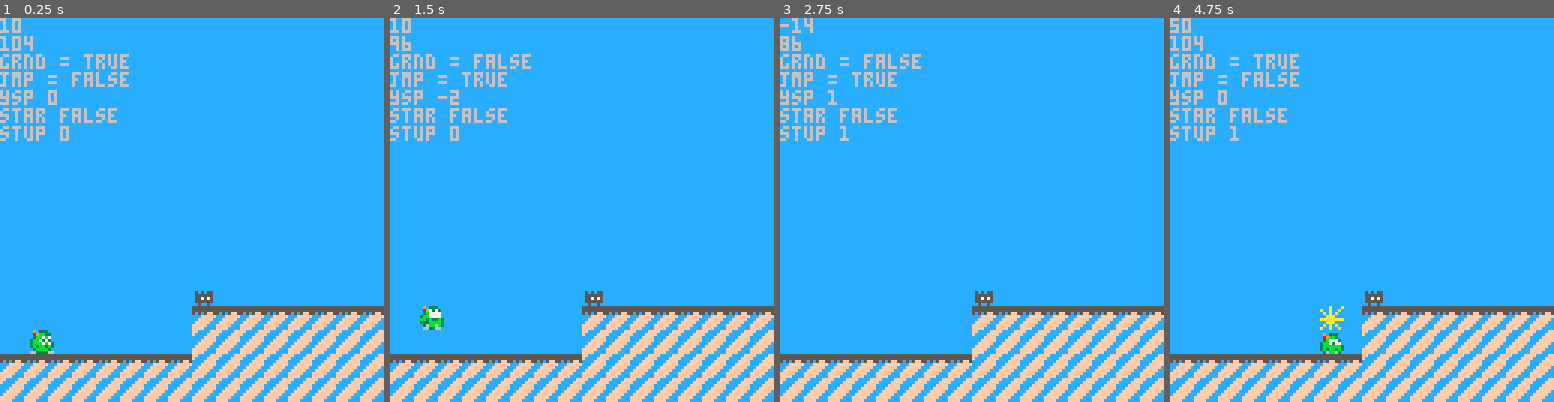
Above: before the commit, frames 1-4 (left to right).
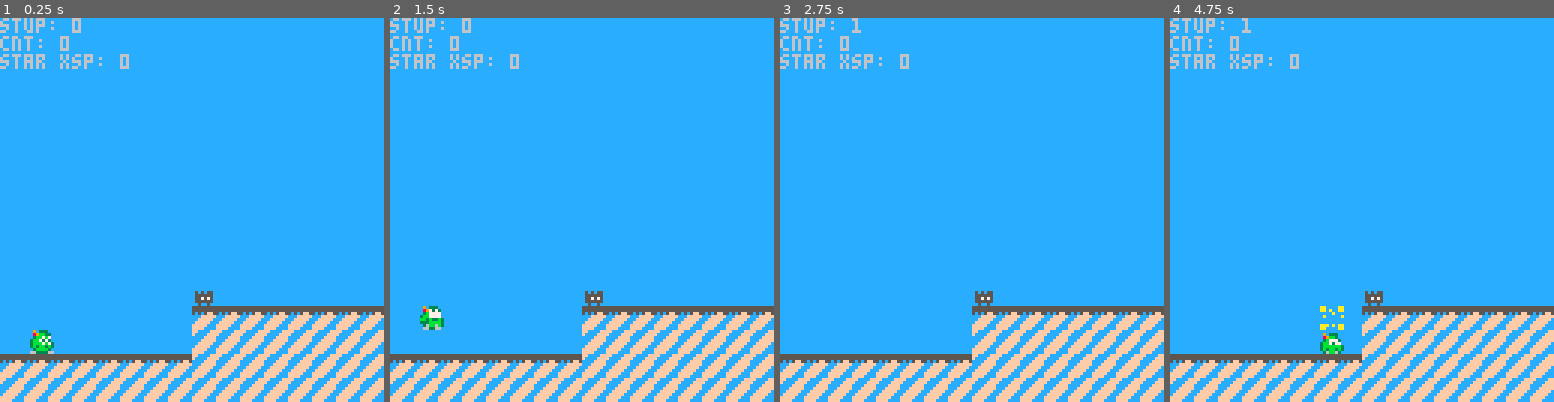
Above: after the commit, the same moments.

Repository: EzDzzIt/GreenGuyGaiden
Game: PICO-8 cartridge ggg.p8
Two runs of this game, one before a commit and one after it. Both use one fixed random seed, a clock stepped at 60 frames per second and the inputs below.
Inputs:
- Up to frame 1 (0.25 s): no input
- Up to frame 2 (1.5 s): tap O (Z key) at 0.33, 0.7, 1.43 s; tap X (X key) at 1.07 s
- Up to frame 3 (2.75 s): hold Left 1.97-2.37 s; tap X (X key) at 2.07, 2.4, 2.73 s; tap O (Z key) at 2.22 s
- Up to frame 4 (4.75 s): hold Right 2.87-3.53 s; tap X (X key) every 0.33 s from 3.07 to 4.73 s; tap O (Z key) at 3.1, 3.98 s; hold Right 4.13-4.53 s

The runs differ from the first frame. In frame 1, 2.6% of the frame differs, in the area x 0-34%, y 0-33%; in frame 2, 2.5%; in frame 3, 2.3%; in frame 4, 2.7%, in the area x 0-46%, y 0-82%.

Commit message:
Converted player/star global vars to objects
Starting to use the token-hungry OOP, or at least a very simple version of it. IO wanted to include a simple 'actor' object, though I'm not sure how inheritance works, or how to add methods in lua.

Diff:
--- a/ggg.p8
+++ b/ggg.p8
@@ -5,11 +5,14 @@
 
 function _init()
 	cls(0)
-	_player()
-	_star()
-	--game parameters
+--setup object arrays
+	player={}
+	star={}
+	_setup_player(player)
+	_setup_star(star)
+--game parameters
 	grav = 8
-	--cooldown set, height set, starting cd
+	--cooldown limit, jmp height limit
 	jmpclim,jmplim  = 8,0
 	--counter
 	t = 0
@@ -17,8 +20,8 @@
 
 function _update60()
 	--you fell into a pit
-	if player_y >= 128 then
-		dead = true
+	if player.y >= 128 then
+		player.dead = true
 	end
 	--process actors
 	update_player()
@@ -27,9 +30,9 @@
 	animate_star()
 
 	--debugging ground
-	if player_y >= 104 then
-		player_y = 104
-		grnd = true
+	if player.y >= 104 then
+		player.y = 104
+		player.grnd = true
 	end
 
 	--t is my counter, dude
@@ -41,9 +44,9 @@
 function _draw()
 	cls(12)
 	map(0,0,0,64)
-	spr(player_spr,player_x,player_y,1,1,player_dir)
-	if star_exists or star_charging then
-		spr(star_spr,star_x,star_y)
+	spr(player.spr,player.x,player.y,1,1,player.dir)
+	if star.exists or star.charging then
+		spr(star.spr,star.x,star.y)
 	end
 	--debug vars
 	debug()
@@ -54,187 +57,205 @@
 --player movement and actions
 function update_player()
 
-	if btn(1) then --➡️ wins!
-		xsp = 1
-	--	if btn(1) then
-	--		xsp = 0
-	--	end
+	if btn(1) then --➡️ wins! lol
+		player.xsp = 1
 	elseif btn(0) then
-			xsp = -1
+			player.xsp = -1
 	else
-			xsp = 0
+			player.xsp = 0
 	end
 
 --check direction/flip sprite
-	if xsp > 0 then
-		player_dir = false
-	elseif xsp < 0 then
-		player_dir = true
+	if player.xsp > 0 then
+		player.dir = false
+	elseif player.xsp < 0 then
+		player.dir = true
 	end
 
 --move x
-player_x = player_x + xsp
+player.x = player.x + player.xsp
 
 --gravity
-if grnd then
-	ysp = 0
+if player.grnd then
+	player.ysp = 0
 else
 	--accel limit?
 	if t%grav == 0 then
-		if ysp < 5 then
-			ysp = ysp + 1
+		if player.ysp < 5 then
+			player.ysp+=1
 		end
 	end
 end
 
 --jump logic
 --cooldown on the ground
-if jmpcool > 0 and grnd then
-	jmpcool = jmpcool - 1
-	jmp = false
+if player.jmpcool > 0 and player.grnd then
+	player.jmpcool = player.jmpcool - 1
+	player.jmp = false
 end
 --first time button pressed
-if(btn(4)) and grnd and jmpcool == 0 then
-	if jmp == false then
-		jmpcool = jmpclim
+if(btn(4)) and player.grnd and player.jmpcool == 0 then
+	if player.jmp == false then
+		player.jmpcool = jmpclim
 		--play sound on jump?--
 	end
-	ysp = -2
-	jmp = true
-	grnd = false
-	jmplim = 0
+	player.ysp=-2
+	player.jmp=true
+	player.grnd=false
+	jmplim=0
 end
 --holding down the jmp button in air
-if jmp and btn(4) and jmplim < 10 then
-	ysp = -2
-	jmplim += 1
+if player.jmp and btn(4) and jmplim < 10 then
+	player.ysp=-2
+	jmplim+=1
 else
 --no double jumping
-	jmplim = 99
+	jmplim=99
 end
 
 --move y
-player_y = player_y + ysp
+player.y+=player.ysp
 
 end
 
 function update_star()
 --button initially pressed
-	if not star_exists then
+	if not star.exists then
 		if btn(5) then
-			if star_stup < 45 then
-				star_stup += 1
-				star_charging = true
-				star_x = player_x
-				star_y = player_y-8
-			elseif star_stup >= 45 then
-				star_stup = 0
-				star_exists = true
-				star_x = player_x
-				star_y = player_y-8
+			if star.stup <45 then
+				star.stup+=1
+				star.charging = true
+				star.x= player.x
+				star.y= player.y-8
+			elseif star.stup >= 45 then
+				star.stup = 0
+				star.exists = true
+				star.x = player.x
+				star.y = player.y-8
 			end
 		else
-			star_stup = 0
-			star_charging = false
-			stxsp = 0
-			stysp = 0
+			star.stup = 0
+			star.charging = false
+			star.xsp = 0
+			star.ysp = 0
 		end
 --star already exists and button held
-	elseif btn(5) and star_cnt==0 and star_charging then
-		star_x = player_x
-		star_y = player_y-8
+	elseif btn(5) and star.cnt==0 and star.charging then
+		star.x = player.x
+		star.y = player.y-8
 --star release
-	elseif star_charging and star_cnt==0 then
-		star_cnt = starlim
-		if player_dir then
-			stxsp = -2
+	elseif star.charging and star.cnt==0 then
+		star.cnt = star.lim
+		if player.dir then
+			star.xsp = -2
 		else
-			stxsp = 2
-		end
-		stysp = 1
-		star_charging = false
-	elseif star_cnt > 0 then
+			star.xsp = 2
+		end
+		star.ysp = 1
+		star.charging = false
+	elseif star.cnt > 0 then
 --star physics hack
-		if star_y > 104 then
-			stysp = -1
+		if star.y > 104 then
+			star.ysp = -1
 		end
 --move star x and y
-		star_x += stxsp
-		star_y += stysp
-		star_cnt -= 1
+		star.x+=star.xsp
+		star.y+=star.ysp
+		star.cnt-=1
 	else
 --kill star
-		star_exists = false
+		star.exists = false
 	end
 end
 -->8
 --animation
 function animate_player()
 --state 0: idle
-	if xsp == 0 and ysp == 0 and jmpcool == 0 then
-		player_spr = 1
+	if player.xsp == 0 and player.ysp == 0 and player.jmpcool == 0 then
+		player.spr = 1
 --state 1: walking on flat grnd
-	elseif xsp != 0 and grnd and jmpcool == 0 then
+	elseif player.xsp != 0 and player.grnd and player.jmpcool == 0 then
 	--ani speed
 		if t%8 == 0 then
-			player_spr += 1
+			player.spr += 1
 			--clamp animation
-			if player_spr > 3 then
-				player_spr = 1
+			if player.spr > 3 then
+				player.spr = 1
 			end
 		end
 --state 2: jmping up
-	elseif jmp and ysp < 0 then
-		player_spr = 4
+	elseif player.jmp and player.ysp < 0 then
+		player.spr = 4
 --state 3: falling
-	elseif jmp and ysp > 0 then
-		player_spr = 5
+	elseif player.jmp and player.ysp > 0 then
+		player.spr = 5
 --state 4: jmp recovery
-	elseif grnd and jmpcool > 0 then
-		player_spr = 6
+	elseif player.grnd and player.jmpcool > 0 then
+		player.spr = 6
 	end
 end
 
 function animate_star()
 --state 0: charging star up
-	if star_charging and star_stup>0 then
+	if star.charging and star.stup>0 then
+	if star.stup == 1 then
+		star.spr = 17
+	end
 	--ani speed
 		if t%10 == 0 then
-			star_spr += 1
+			star.spr += 1
 			--clamp animation
-			if star_spr > 18 then
-				star_spr = 17
+			if star.spr > 18 then
+				star.spr = 17
 			end
 		end
 --state 1: ready to fire, flash
-	elseif star_charging then
+	elseif star.charging then
 	--ani speed
 		if t%30 == 0 then
-			star_spr = 19
+			star.spr = 19
 		elseif t%15 == 0 then
-			star_spr = 16
+			star.spr = 16
 		end
 --state 2: star flying, static
 	else
-		star_spr = 16
+--ani speed
+		if t%30 == 0 then
+			star.spr = 20
+		elseif t%15 == 0 then
+			star.spr = 16
+		end
 	end
 end
 -->8
 --object code
-function _player()
+function _setup_player(player)
 	--define player obj data
-	player_x, player_y, xsp, ysp = 10,104,0,0
-	player_spr, player_dir = 1,false
-	jmp, jmpcool = false,0
-	grnd, dead = true,false
-end
-
-function _star()
+	player.x=10
+	player.y=104
+	player.xsp=0
+	player.ysp=0
+	player.dir=false
+	player.spr=1
+	player.jmp=false
+	player.jmpcool=0
+	player.grnd=true
+	player.dead=false
+end
+
+function _setup_star(star)
 	--define star obj data
-	star_x, star_y, stxsp, stysp = 0,0,0,0
-	star_spr, star_exists = 16, false
-	starlim, star_cnt, star_stup = 120,0,0
-	star_charging = false
+	star.x=0
+	star.y=0
+	star.xsp=0
+	star.ysp=0
+	star.dir=false
+	star.spr=16
+	star.exists=false
+	star.lim=45
+	star.cnt=0
+	star.stup=0
+	star.charging=false
 end
 -->8
 --soundfx
@@ -244,13 +265,10 @@
 -->8
 --debug
 function debug()
-	print(player_x)
-	print(player_y)
-	print("grnd = " ..tostr(grnd))
-	print("jmp = " ..tostr(jmp))
-	print("ysp " ..tostr(ysp))
-	print("star " ..tostr(star_exists))
-	print("stup " ..tostr(star_stup))
+	print("stup: " .. tostr(star.stup))
+	print("cnt: " .. tostr(star.cnt))
+	print("star xsp: " .. tostr(star.xsp))
+
 end
 __gfx__
 00000000c9c333ccc9c333ccc9c333ccc9c333ccc9c333ccccccccccffccccffcccccccc55555555cccccccc0000000000000000000000000000000000000000
@@ -261,14 +279,14 @@
 007007003b3bb3b33bb3b3b33bb3b3b3333bbbb3cc3b33b33bbbbbb3cfffffcccccccccccfffffccc557575c0000000000000000000000000000000000000000
 00000000c3bbbb3cc33bbbb6633bbbbcc36bb6b3c6bbbbb63b3bb3b3fffffcccccccccccfffffcccc555555c0000000000000000000000000000000000000000
 0000000066333366c663336cc633336cc663366ccc63366cc36bb63cffffccccccccccccffffcccccc5cc5cc0000000000000000000000000000000000000000
-cccacccaaaccccaacaccaccaccc9ccc9000000000000000000000000000000000000000000000000000000000000000000000000000000000000000000000000
-accaccacaacaccaaaaaccaaa9cc9cc9c000000000000000000000000000000000000000000000000000000000000000000000000000000000000000000000000
-cacacaccccccaccccaaccaacc9c9c9cc000000000000000000000000000000000000000000000000000000000000000000000000000000000000000000000000
-ccaaaccccacccccaaacccccccc999ccc000000000000000000000000000000000000000000000000000000000000000000000000000000000000000000000000
-aaaaaaaaccccccccccaacaaa99999999000000000000000000000000000000000000000000000000000000000000000000000000000000000000000000000000
-ccaaacccccccccccccaacaaacc999ccc000000000000000000000000000000000000000000000000000000000000000000000000000000000000000000000000
-cacacaccaaacacaacaaccaacc9c9c9cc000000000000000000000000000000000000000000000000000000000000000000000000000000000000000000000000
-accaccacaaccccaacacaccac9cc9cc9c000000000000000000000000000000000000000000000000000000000000000000000000000000000000000000000000
+cccacccaaaccccaacaccaccaccc9ccc9ccc7ccc70000000000000000000000000000000000000000000000000000000000000000000000000000000000000000
+accaccacaacaccaaaaaccaaa9cc9cc9c7cc7cc7c0000000000000000000000000000000000000000000000000000000000000000000000000000000000000000
+cacacaccccccaccccaaccaacc9c9c9ccc7c7c7cc0000000000000000000000000000000000000000000000000000000000000000000000000000000000000000
+ccaaaccccacccccaaacccccccc999ccccc777ccc0000000000000000000000000000000000000000000000000000000000000000000000000000000000000000
+aaaaaaaaccccccccccaacaaa99999999777777770000000000000000000000000000000000000000000000000000000000000000000000000000000000000000
+ccaaacccccccccccccaacaaacc999ccccc777ccc0000000000000000000000000000000000000000000000000000000000000000000000000000000000000000
+cacacaccaaacacaacaaccaacc9c9c9ccc7c7c7cc0000000000000000000000000000000000000000000000000000000000000000000000000000000000000000
+accaccacaaccccaacacaccac9cc9cc9c7cc7cc7c0000000000000000000000000000000000000000000000000000000000000000000000000000000000000000
 __map__
 0000000000000000000000000000000000000000000000000000000000000000000000000000000000000000000000000000000000000000000000000000000000000000000000000000000000000000000000000000000000000000000000000000000000000000000000000000000000000000000000000000000000000000
 0000000000000000000000000000000000000000000000000000000000000000000000000000000000000000000000000000000000000000000000000000000000000000000000000000000000000000000000000000000000000000000000000000000000000000000000000000000000000000000000000000000000000000
